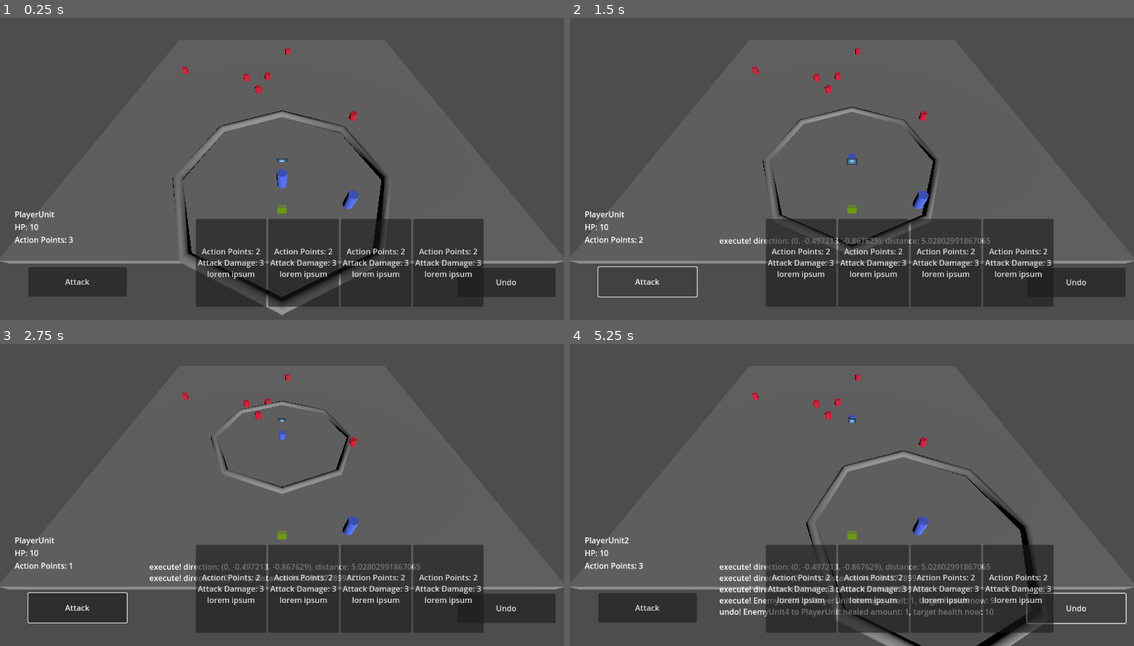
Above: before the commit, frames 1-4 (two rows, left to right).
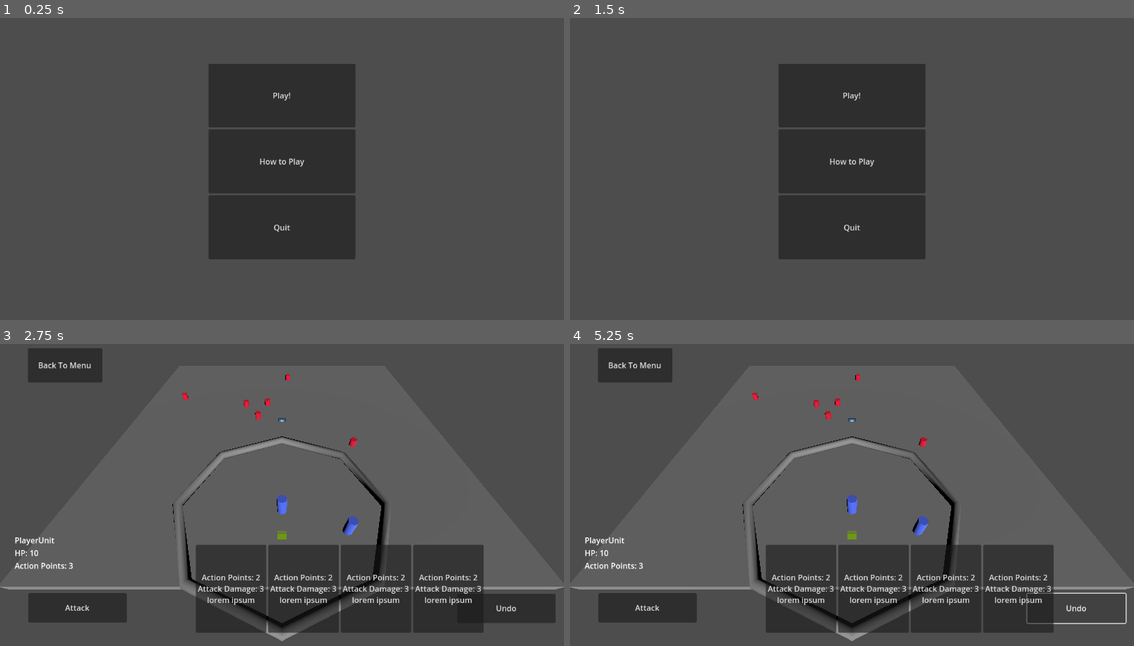
Above: after the commit, the same moments.

Repository: ValorZard/Priyanka-outdated
Game: Godot game, scene res://Scenes/MainMenu/MainMenu.tscn
Same seed, same stepped clock (60 frames per second), same inputs: the game is played once before the commit and once after it. Before the commit the project starts from res://GameBoard/test_scene.tscn. The engine's default icon, where the game draws it, is replaced by a stand-in: a white triangle on a blue panel in a dark square.
Inputs (mouse positions are in pixels of both pictures, inside the frame that each line leads up to):
- Up to frame 1 (0.25 s): no input
- Up to frame 2 (1.5 s): click (852, 159) at 0.5 s, where only the run after the commit has a clickable "How to Play"; click (620, 295) at 1.25 s, where only the run after the commit has a clickable "Back to Menu"
- Up to frame 3 (2.75 s): click (282, 422) at 2 s, where only the run after the commit has a clickable "Play!"
- Up to frame 4 (5.25 s): click (637, 365) at 2.75 s, where only the run after the commit has a clickable "Back To Menu"; click (852, 422) at 3.5 s, where only the run after the commit has a clickable "Play!"; click "Attack" at 4.25 s; click "Undo" at 5 s

The runs differ from the first frame. In frame 1, 25% of the frame differs, in the area x 0-100%, y 9-99%; in frame 2, 24%; in frame 3, 4.9%; in frame 4, 6.6%.

Commit message:
added basic idea to make things nicer

Diff:
--- a/Cards/CardData.tres
+++ b/Cards/CardData.tres
@@ -4,6 +4,6 @@
 
 [resource]
 script = ExtResource("1_57ebq")
-action_point_cost = 2
-attack_damage = 3
-description = "lorem ipsum"
+action_point_cost = 0
+attack_damage = 0
+description = ""
--- /dev/null
+++ b/Cards/CardList/TestCard.tres
@@ -0,0 +1,9 @@
+[gd_resource type="Resource" script_class="CardData" load_steps=2 format=3 uid="uid://df1vh1gbvvymw"]
+
+[ext_resource type="Script" path="res://Cards/CardData.gd" id="1_4jtui"]
+
+[resource]
+script = ExtResource("1_4jtui")
+action_point_cost = 2
+attack_damage = 3
+description = "lorem ipsum"
--- /dev/null
+++ b/Scenes/MainMenu/MainMenu.gd
@@ -0,0 +1,23 @@
+extends Control
+
+
+# Called when the node enters the scene tree for the first time.
+func _ready():
+	$VBoxContainer/PlayButton.connect("button_up", play_game)
+	$VBoxContainer/TutorialButton.connect("button_up", go_to_tutorial)
+	$VBoxContainer/QuitButton.connect("button_up", quit_game)
+
+func play_game():
+	get_tree().change_scene_to_file("res://Scenes/test_scene.tscn")
+
+func go_to_tutorial():
+	get_tree().change_scene_to_file("res://Scenes/Tutorial/Tutorial.tscn")
+
+# https://docs.godotengine.org/en/stable/tutorials/inputs/handling_quit_requests.html
+func quit_game():
+	get_tree().get_root().propagate_notification(NOTIFICATION_WM_CLOSE_REQUEST)
+	get_tree().quit()
+
+# Called every frame. 'delta' is the elapsed time since the previous frame.
+func _process(delta):
+	pass
--- /dev/null
+++ b/Scenes/MainMenu/MainMenu.tscn
@@ -0,0 +1,41 @@
+[gd_scene load_steps=2 format=3 uid="uid://blefxsj812lih"]
+
+[ext_resource type="Script" path="res://Scenes/MainMenu/MainMenu.gd" id="1_6s5yn"]
+
+[node name="Control" type="Control"]
+layout_mode = 3
+anchors_preset = 15
+anchor_right = 1.0
+anchor_bottom = 1.0
+grow_horizontal = 2
+grow_vertical = 2
+script = ExtResource("1_6s5yn")
+
+[node name="VBoxContainer" type="VBoxContainer" parent="."]
+layout_mode = 1
+anchors_preset = 8
+anchor_left = 0.5
+anchor_top = 0.5
+anchor_right = 0.5
+anchor_bottom = 0.5
+offset_left = -150.0
+offset_top = -200.0
+offset_right = 150.0
+offset_bottom = 200.0
+grow_horizontal = 2
+grow_vertical = 2
+
+[node name="PlayButton" type="Button" parent="VBoxContainer"]
+layout_mode = 2
+size_flags_vertical = 3
+text = "Play!"
+
+[node name="TutorialButton" type="Button" parent="VBoxContainer"]
+layout_mode = 2
+size_flags_vertical = 3
+text = "How to Play"
+
+[node name="QuitButton" type="Button" parent="VBoxContainer"]
+layout_mode = 2
+size_flags_vertical = 3
+text = "Quit"
--- /dev/null
+++ b/Scenes/TestScene.tscn
@@ -0,0 +1,9 @@
+[gd_scene format=3 uid="uid://ct02uy3ihok6a"]
+
+[node name="TestScene" type="Control"]
+layout_mode = 3
+anchors_preset = 15
+anchor_right = 1.0
+anchor_bottom = 1.0
+grow_horizontal = 2
+grow_vertical = 2
--- /dev/null
+++ b/Scenes/Tutorial/Tutorial.gd
@@ -0,0 +1,13 @@
+extends Control
+
+
+# Called when the node enters the scene tree for the first time.
+func _ready():
+	$BackToMenuButton.connect("button_up", go_back_to_menu)
+
+func go_back_to_menu():
+	get_tree().change_scene_to_file("res://Scenes/MainMenu/MainMenu.tscn")
+
+# Called every frame. 'delta' is the elapsed time since the previous frame.
+func _process(delta):
+	pass
--- /dev/null
+++ b/Scenes/Tutorial/Tutorial.tscn
@@ -0,0 +1,43 @@
+[gd_scene load_steps=2 format=3 uid="uid://c1ku0c5m0y7x8"]
+
+[ext_resource type="Script" path="res://Scenes/Tutorial/Tutorial.gd" id="1_s8734"]
+
+[node name="Tutorial" type="Control"]
+layout_mode = 3
+anchors_preset = 15
+anchor_right = 1.0
+anchor_bottom = 1.0
+grow_horizontal = 2
+grow_vertical = 2
+script = ExtResource("1_s8734")
+
+[node name="RichTextLabel" type="RichTextLabel" parent="."]
+layout_mode = 1
+anchors_preset = 8
+anchor_left = 0.5
+anchor_top = 0.5
+anchor_right = 0.5
+anchor_bottom = 0.5
+offset_left = -200.0
+offset_top = -200.0
+offset_right = 200.0
+offset_bottom = 200.0
+grow_horizontal = 2
+grow_vertical = 2
+text = "How to play!
+Each turn, every unit on the board has 3 action points.
+Different actions have different action point costs.
+Moving once costs 1 action point.
+Doing a Basic Attack costs 1 action point.
+Along with your basic actions, the player units have access to randomly drawn cards from their deck, each with different effects and action point costs.
+Make good decisions, and you'll win the battle!"
+
+[node name="BackToMenuButton" type="Button" parent="."]
+layout_mode = 1
+anchors_preset = 2
+anchor_top = 1.0
+anchor_bottom = 1.0
+offset_top = -100.0
+offset_right = 200.0
+grow_vertical = 0
+text = "Back to Menu"
--- a/GameBoard/test_scene.tscn
+++ b/Scenes/test_scene.tscn
@@ -68,6 +68,14 @@
 offset_right = 280.0
 offset_bottom = 470.0
 
+[node name="BackToMenuButton" type="Button" parent="InputManager"]
+layout_mode = 0
+offset_left = 57.0
+offset_top = 39.0
+offset_right = 209.0
+offset_bottom = 109.0
+text = "Back To Menu"
+
 [node name="DirectionalLight3D" type="DirectionalLight3D" parent="."]
 transform = Transform3D(0.965926, 0, 0.258819, -0.103606, 0.916384, 0.386661, -0.237178, -0.400301, 0.885159, 0, 70, -11)
 
--- a/UI/CardButton.gd
+++ b/UI/CardButton.gd
@@ -2,7 +2,7 @@
 
 class_name CardButton
 
-@export var card_data : CardData = preload("res://Cards/CardData.tres")
+@export var card_data : CardData = preload("res://Cards/CardList/TestCard.tres")
 
 var game_board : GameBoard
 
--- a/UI/InputManager.gd
+++ b/UI/InputManager.gd
@@ -17,12 +17,17 @@
 	$CardDeck.set_game_board(game_board)
 	$AttackButton.connect("button_up", do_current_unit_base_attack)
 	$UndoButton.connect("button_up", game_board.undo_command)
+	$BackToMenuButton.connect("button_up", go_back_to_menu)
 
+func go_back_to_menu():
+	get_tree().change_scene_to_file("res://Scenes/MainMenu/MainMenu.tscn")
 
 
 # if the cursor is currently over a button or other UI element, don't allow it to click to move the unit
+# TODO: figure out how to make this function not so fragile
+# Honestly i really need to rethink how this function works in general
 func cursor_can_click() -> bool:
-	if $AttackButton.is_hovered() or $UndoButton.is_hovered() or $CardDeck.is_hovered():
+	if $AttackButton.is_hovered() or $UndoButton.is_hovered() or $CardDeck.is_hovered() or $BackToMenuButton.is_hovered():
 		return false
 	return true
 
--- a/project.godot
+++ b/project.godot
@@ -11,7 +11,7 @@
 [application]
 
 config/name="Priyanka"
-run/main_scene="res://GameBoard/test_scene.tscn"
+run/main_scene="res://Scenes/MainMenu/MainMenu.tscn"
 config/features=PackedStringArray("4.0", "Forward Plus")
 config/icon="res://icon.svg"
 
